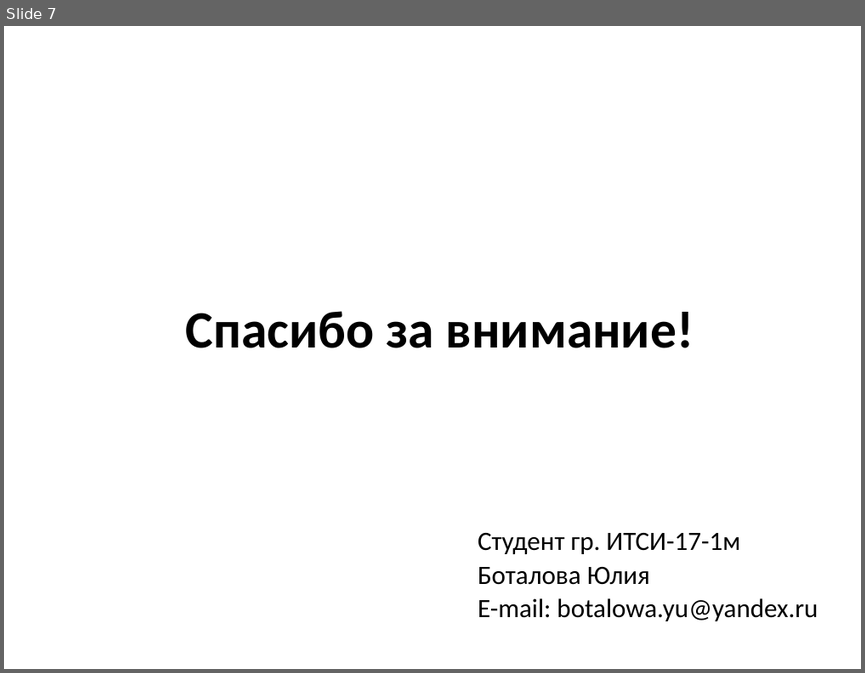
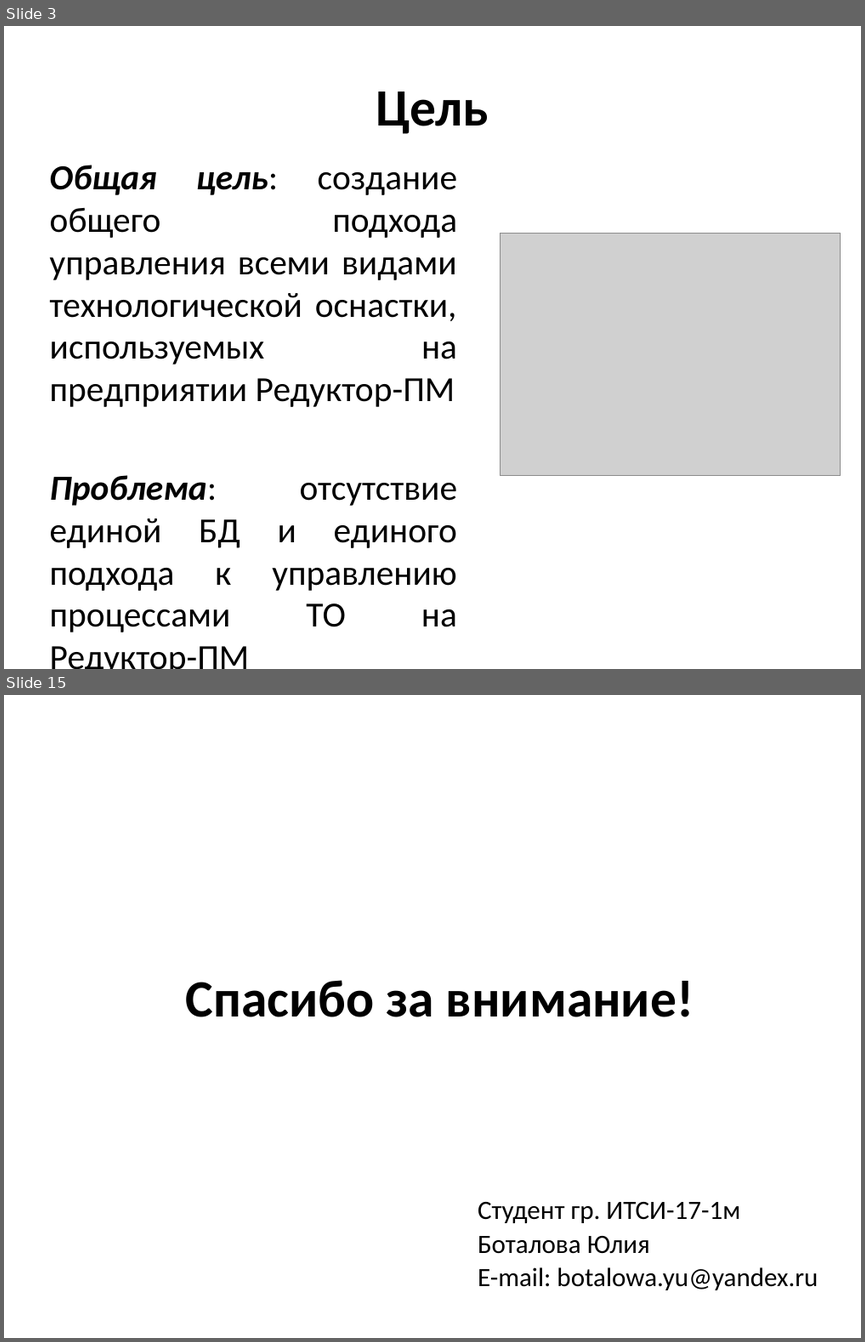
Before and after one commit to JulkaBotalova/NIR, a slide deck: НИР/Выступление 14.05.pptx. Shown one above the other, each under a label of ours: slide 7 before the commit, slides 3 and 15 after it; the slides between them are not shown. The pictures are 865x673 and 865x1342 pixels, drawn with LibreOffice and Linux fonts; fonts in the diff are those of the drawing; grey boxes stand for pictures. Boxes give left, top, right and bottom in pixels: in the first picture for what was removed or moved away, otherwise in the second. Text is boxed around its words. In the diff, an @@ line names an element or a change of style, - is before the commit and + after.

```diff
--- a/НИР/Выступление 14.05.pptx
+++ b/НИР/Выступление 14.05.pptx
@@ slide 3 added at (4,26,861,669), background #FFFFFF @@
@@ title added at (375,91,488,134), 44 pt, text #000000, bold @@
+Цель
@@ text added at (50,165,458,632), 29.6 pt, text #000000 @@
+Общая цель: создание общего подхода управления всеми видами технологической оснастки, используемых на предприятии Редуктор-ПМ
+Проблема: отсутствие единой БД и единого подхода к управлению процессами ТО на Редуктор-ПМ
@@ picture added at (500,233,840,475) @@
@@ what was slide 7 is now slide 15 @@
```
Also in this commit, not shown: 4 slides changed, 9 other slides added, 2 slides removed, 7 other files.
